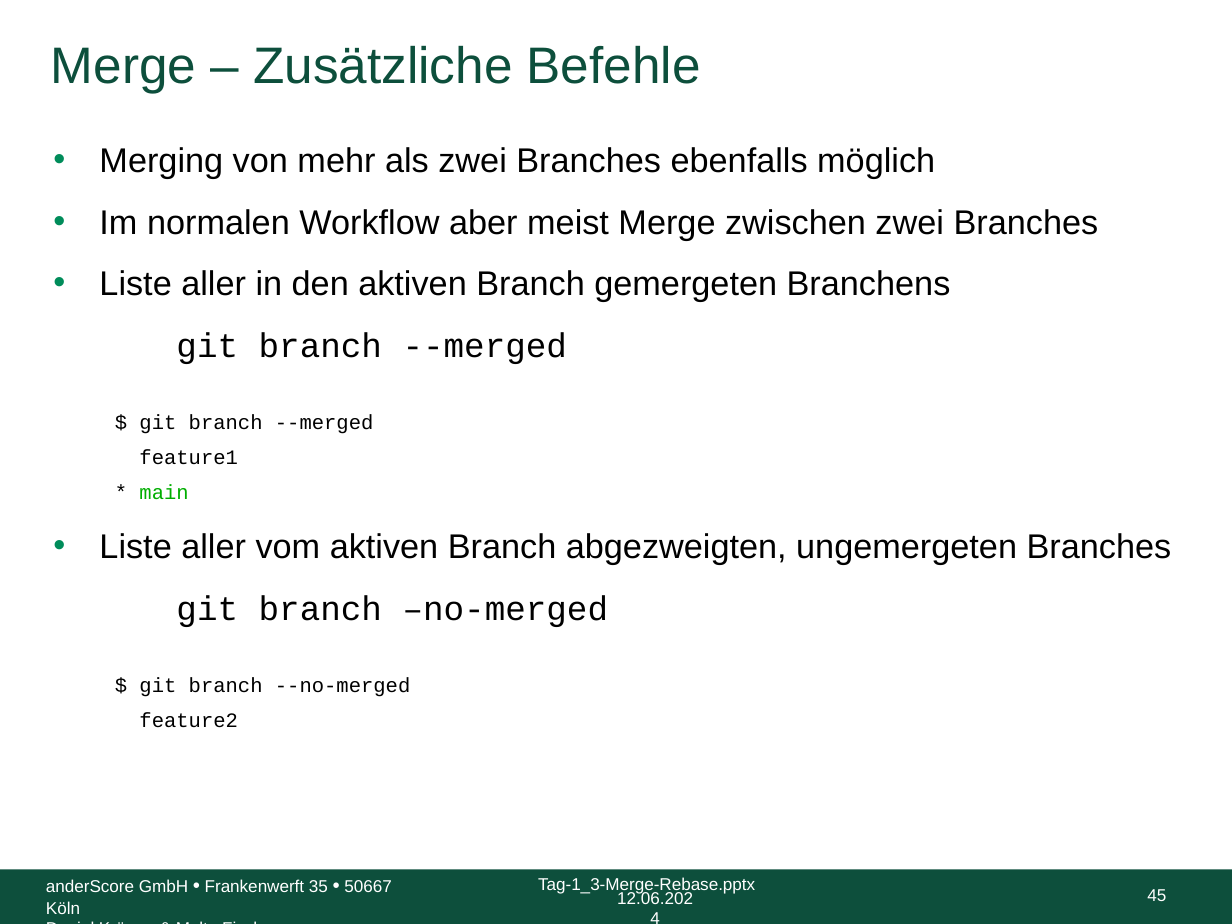
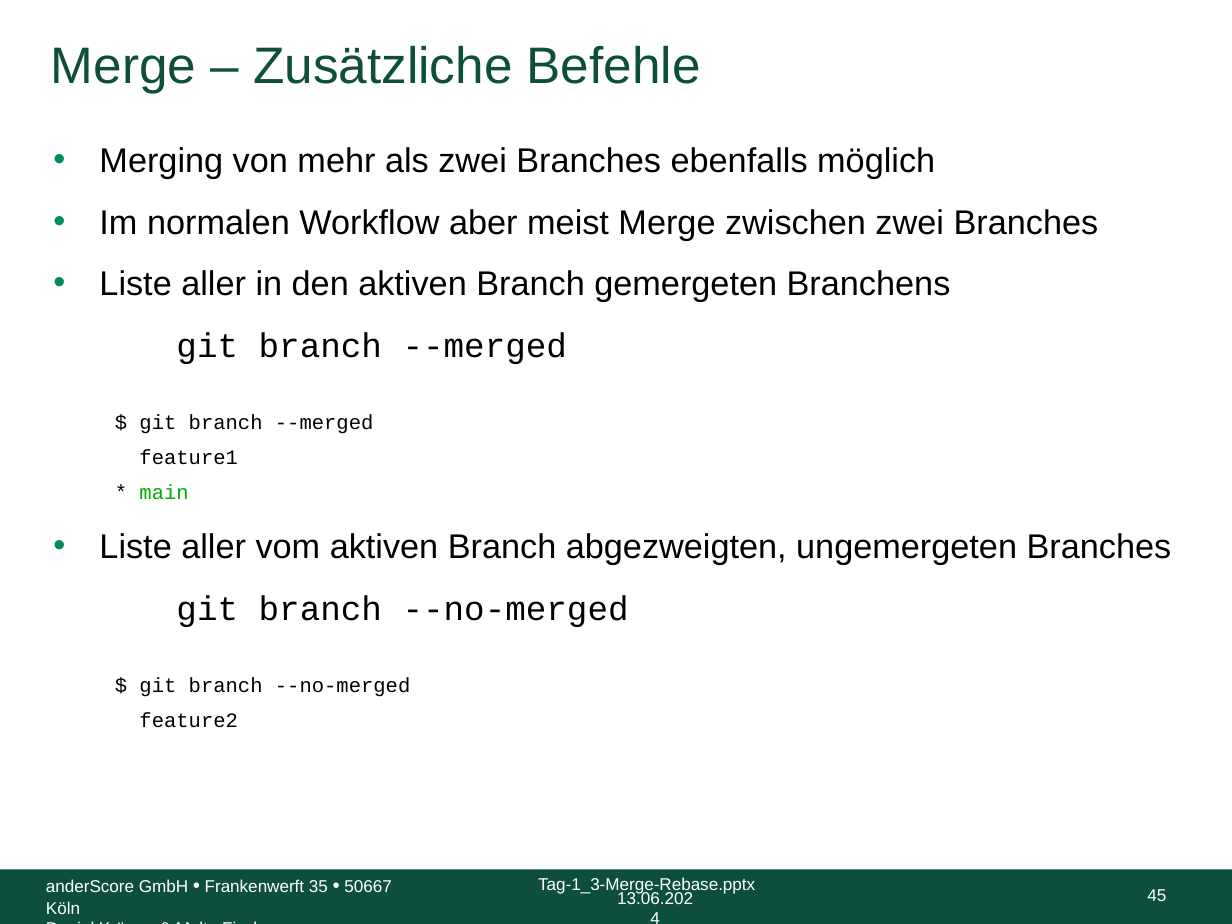
Before and after one commit to anderscore-gmbh/gitlab, a slide deck: slide 45 of slides/Tag-1_3-Merge-Rebase.pptx. Drawn at 1232x924 pixels with LibreOffice and Linux fonts; fonts in the diff are those of the drawing; background and template pictures are left out. Boxes give left, top, right and bottom in pixels: in the first picture for what was removed or moved away, otherwise in the second. Text is boxed around its words. In the diff, an @@ line names an element or a change of style, - is before the commit and + after.

```diff
--- a/slides/Tag-1_3-Merge-Rebase.pptx
+++ b/slides/Tag-1_3-Merge-Rebase.pptx
@@ text at [176, 595, 629, 627]: text changed @@
-git branch –no-merged
+git branch --no-merged
@@ text at [617, 890, 693, 904]: text changed @@
-12.06.2024
+13.06.2024
```
Also in this commit, not shown: 117 other slides changed, 1 other file.
